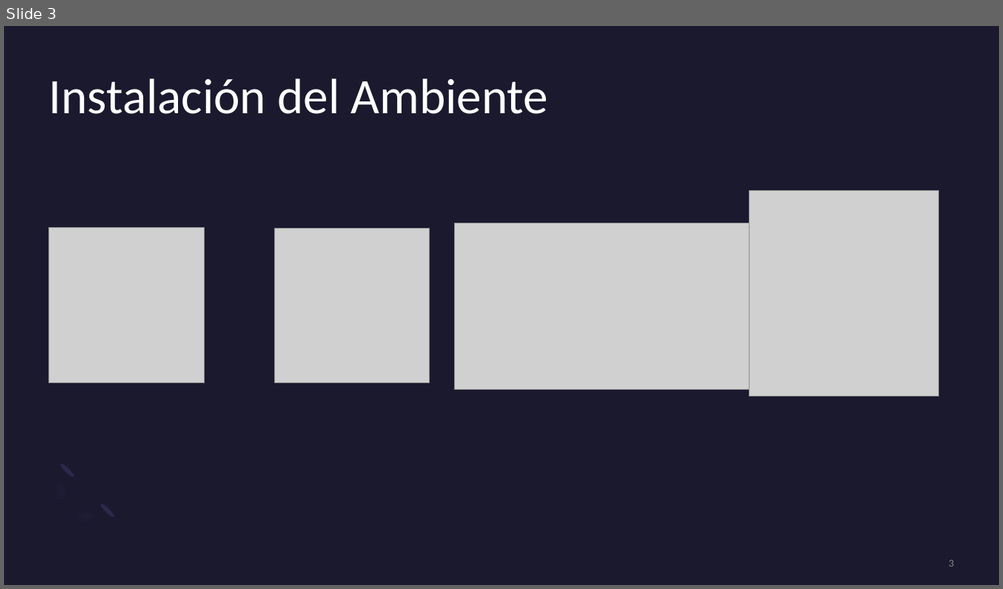
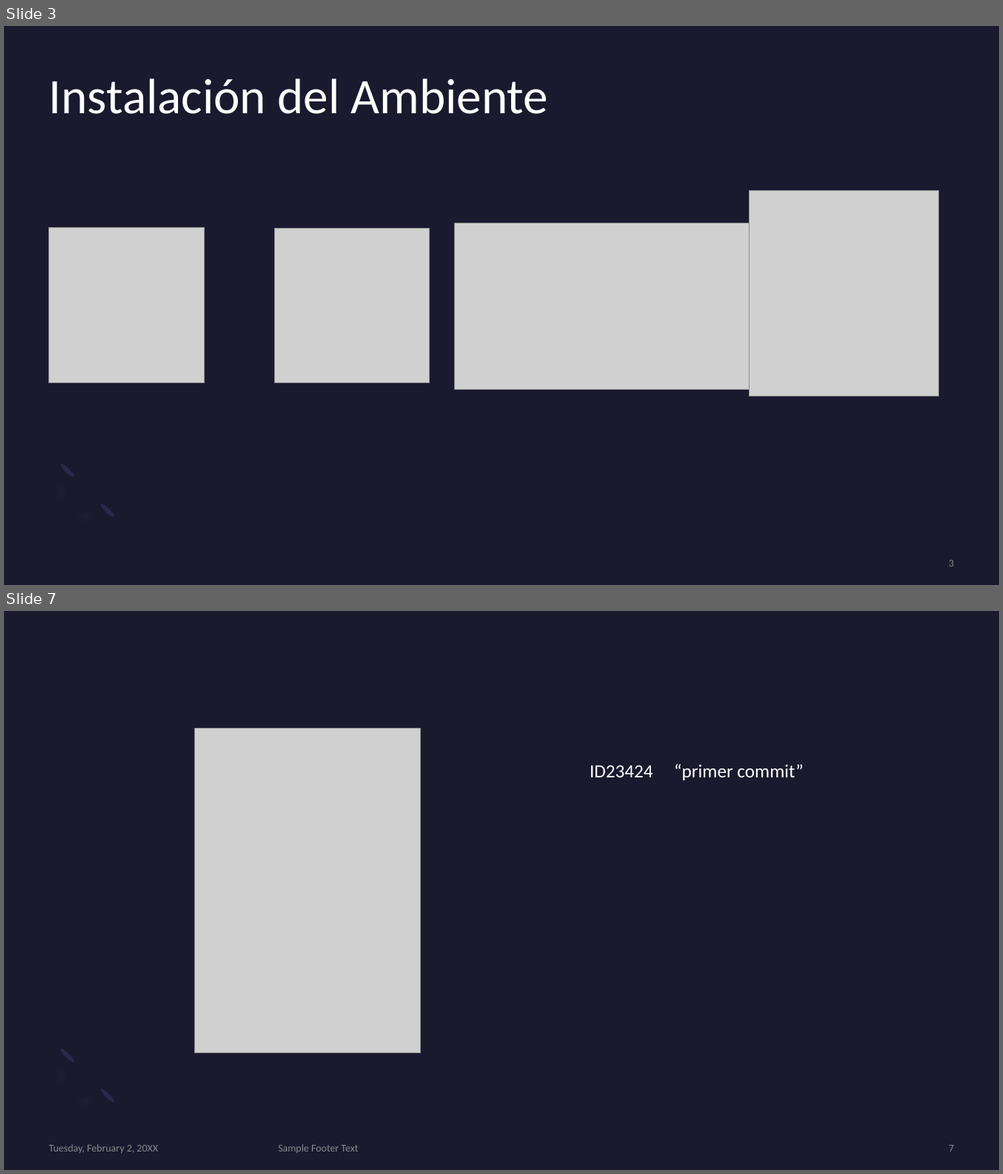
Before and after one commit to dani0105/Curso-web-CS, a slide deck: Clase 1/presentacionClase1.pptx. Shown one above the other, each under a label of ours: slide 3 before the commit, slides 3 and 7 after it; the slides between them are not shown. The pictures are 1003x589 and 1003x1174 pixels, drawn with LibreOffice and Linux fonts; fonts in the diff are those of the drawing; grey boxes stand for pictures. Boxes give left, top, right and bottom in pixels: in the first picture for what was removed or moved away, otherwise in the second. Text is boxed around its words. In the diff, an @@ line names an element or a change of style, - is before the commit and + after.

```diff
--- a/Clase 1/presentacionClase1.pptx
+++ b/Clase 1/presentacionClase1.pptx
@@ slide 7 added at (4, 611, 999, 1170), background #1B192E; not listed: 3 template elements that a slide beside it also shows @@
@@ picture added at (195, 728, 421, 1053) @@
@@ text added at (589, 764, 803, 780), 18 pt, text #FFFFFF @@
+ID23424 “primer commit”
@@ text added at (49, 1145, 158, 1153), 10 pt, text #A6A6A6 at 80% opacity @@
+Tuesday, February 2, 20XX
@@ text added at (278, 1145, 358, 1153), 10 pt, text #A6A6A6 at 80% opacity @@
+Sample Footer Text
@@ page number added at (948, 1145, 953, 1152), 10 pt, text #A6A6A6 at 80% opacity @@
+7
```
Also in this commit, not shown: 7 other slides added, 2 slides removed.
